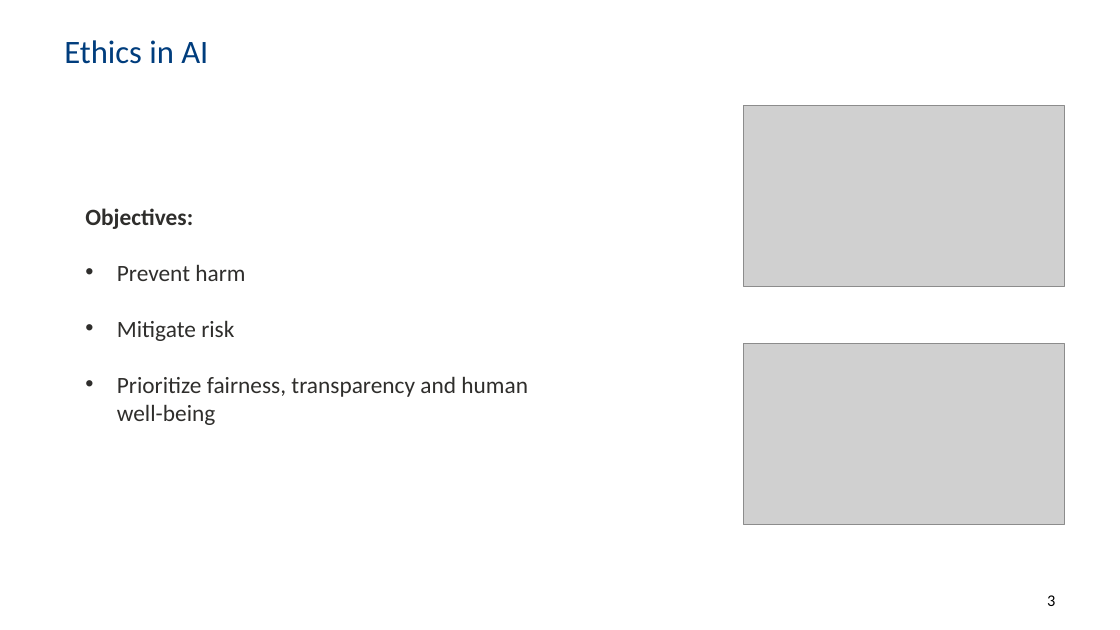
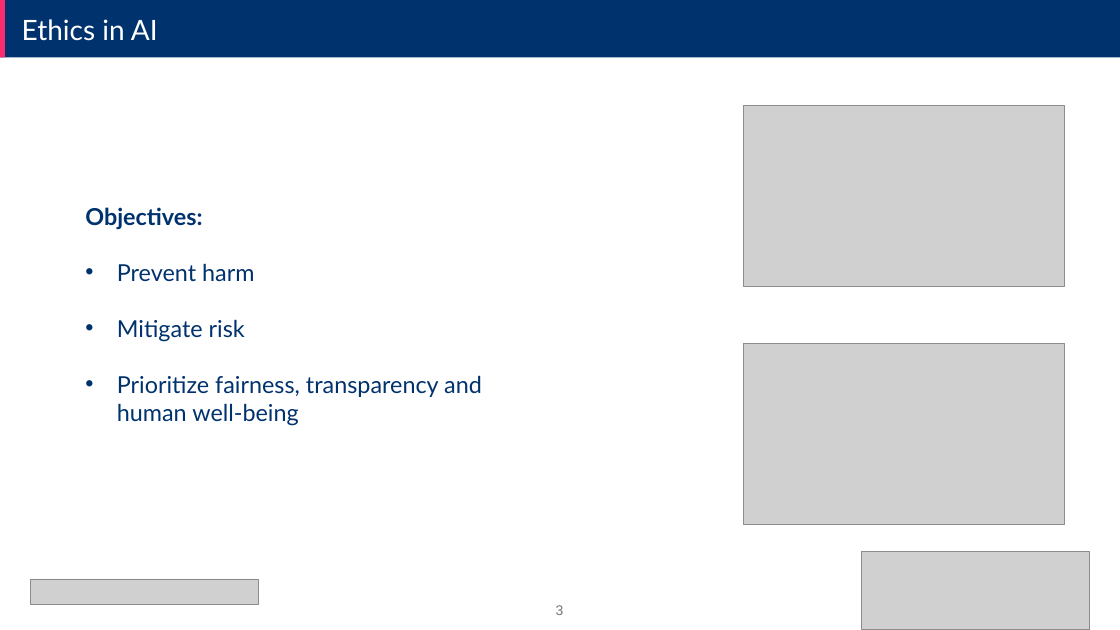
Before and after one commit to ML4NS/ml4ns.github.io, a slide deck: slide 3 of slides/Ethical AI - Principles and Practices/Ethical AI - Principles and Practices.pptx. Drawn at 1120x630 pixels with LibreOffice and Linux fonts; fonts in the diff are those of the drawing; grey boxes stand for pictures; background and template pictures are left out. Boxes give left, top, right and bottom in pixels: in the first picture for what was removed or moved away, otherwise in the second. Text is boxed around its words. In the diff, an @@ line names an element or a change of style, - is before the commit and + after.

```diff
--- a/slides/Ethical AI - Principles and Practices/Ethical AI - Principles and Practices.pptx
+++ b/slides/Ethical AI - Principles and Practices/Ethical AI - Principles and Practices.pptx
@@ rectangle added at (x1=0, y1=0, x2=1120, y2=57), fill #00326E @@
@@ rectangle added at (x1=0, y1=0, x2=5, y2=57), fill #FA2C6E @@
@@ text "Ethics in AI" moved from (x1=64, y1=40, x2=208, y2=64) to (x1=22, y1=19, x2=158, y2=41) @@
@@ text "Ethics in AI" at (x1=22, y1=19, x2=158, y2=41): size 28 to 24 pt, font Calibri to Lato, text colour #003D7D to #FFFFFF; vertical alignment middle to top @@
@@ text "Objectives:" at (x1=85, y1=207, x2=482, y2=426): font Calibri to Lato, text colour #2F2E2C to #00326E @@
@@ picture added at (x1=862, y1=551, x2=1090, y2=629) @@
@@ picture added at (x1=30, y1=579, x2=258, y2=604) @@
@@ page number moved from (x1=1047, y1=595, x2=1055, y2=606) to (x1=556, y1=605, x2=564, y2=615) @@
@@ page number at (x1=556, y1=605, x2=564, y2=615): size 14 to 12 pt, font Calibri to Arial, text colour #000000 to #797979; alignment right to centre; vertical alignment top to middle @@
```
Also in this commit, not shown: 16 other slides changed, 2 slides added, 1 slide removed.
